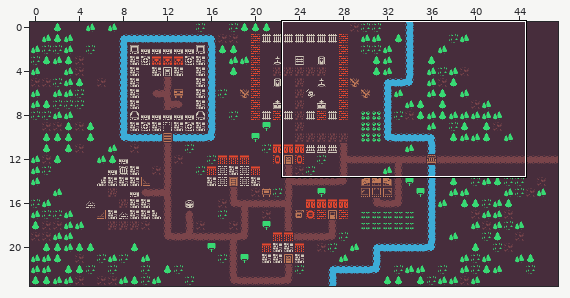
An edit to a level. Tiled map, GMTK2019/Assets/Sprites/Kenney Assets/Tilemap/sample_fantasy.tmx. Above: a wide view before the commit, with the close-up outlined.
Close-up. First the earlier version:
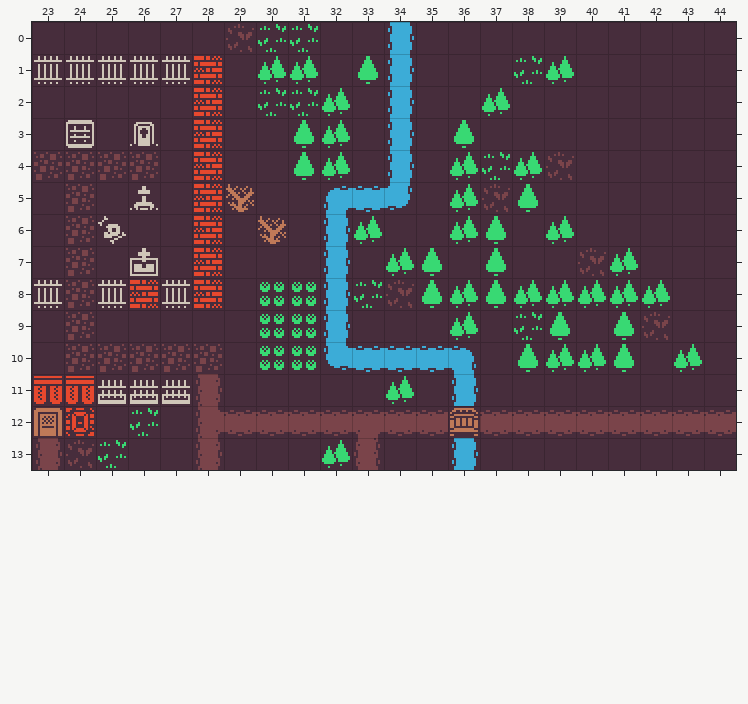
Cells are 16x16 px. Shown: x 23..44, y 0..13. The commit also changed other parts of the map, which this record leaves out.
After the commit:
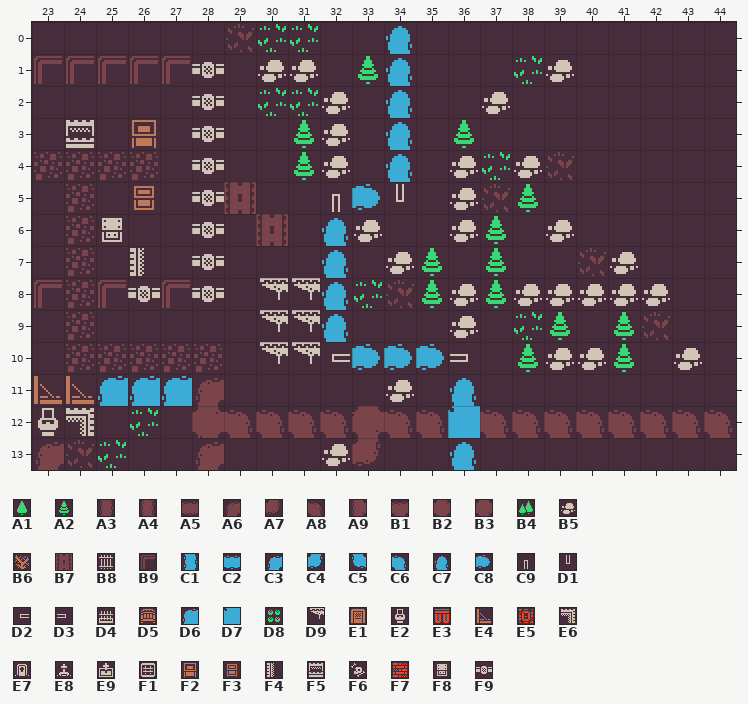
Key: from "colored": A1 32, A2 33, A3 40, A4 40 turned 180, A5 40 turned 90, A6 41, A7 41 turned 180, A8 41 turned 90, A9 42, B1 42 turned 90, B2 43, B3 43 turned 90, B4 67, B5 69, B6 70, B7 72, B8 101, B9 104, C1 136, C2 136 turned 90, C3 137, C4 137 turned 180, C5 137 turned 270, C6 137 turned 90, C7 140, C8 140 turned 90, C9 141, D1 141 turned 180, D2 141 turned 270, D3 141 turned 90, D4 165, D5 166, D6 170, D7 171, D8 207, D9 213, E1 292, E2 301, E3 357, E4 368, E5 421, E6 434, E7 448, E8 449, E9 450, F1 451, F2 462, F3 463, F4 464, F5 465, F6 480, F7 487, F8 495, F9 502.
__ is an empty cell.
The exact change:
Layer "Tile Layer 1":
Tile A1 becomes tile A2 in row 1 at x 33; in row 3 at x 31 and 36; in row 4 at x 31; in row 5 at x 38; in row 6 at x 37; in rows 7 to 8 at x 35 and 37.
Tile A1 becomes tile A2 in row 9 at x 39 and 41; in row 10 at x 38 and 41.
Tile A3 becomes tile A6 in row 11 at x 28; in row 13 at x 23 and 28.
Tile A4 becomes tile A7 in row 13 at x 33.
Tile A5 becomes tile A8 in row 12 at x 29 to 32, 34 to 35 and 37 to 44.
Tile A9 becomes tile B2 in row 12 at x 28.
Tile B1 becomes tile B3 in row 12 at x 33.
Tile B4 becomes tile B5 in row 1 at x 30 to 31 and 39; in row 2 at x 32 and 37; in row 3 at x 32; in row 4 at x 32, 36 and 38; in row 5 at x 36; in row 6 at x 33, 36 and 39.
Tile B4 becomes tile B5 in row 7 at x 34 and 41; in row 8 at x 36 and 38 to 42; in row 9 at x 36; in row 10 at x 39 to 40 and 43; in row 11 at x 34; in row 13 at x 32.
Tile B6 becomes tile B7 in row 5 at x 29; in row 6 at x 30.
Tile B8 becomes tile B9 in row 1 at x 23 to 27; in row 8 at x 23, 25 and 27.
Tile C1 becomes tile C7 in rows 0 to 4 at x 34; in rows 6 to 9 at x 32; in row 11 at x 36; in row 13 at x 36.
Tile C2 becomes tile C8 in row 5 at x 33; in row 10 at x 33 to 35.
Tile C3 becomes tile C9 in row 5 at x 32.
Tile C4 becomes tile D1 in row 5 at x 34.
Tile C5 becomes tile D2 in row 10 at x 32.
Tile C6 becomes tile D3 in row 10 at x 36.
Tile D4 becomes tile D6 in row 11 at x 25 to 27.
Tile D5 becomes tile D7 in row 12 at x 36.
Tile D8 becomes tile D9 in rows 8 to 10 at x 30 to 31.
Tile E1 becomes tile E2 in row 12 at x 23.
Tile E3 becomes tile E4 in row 11 at x 23 to 24.
Tile E5 becomes tile E6 in row 12 at x 24.
Tile E7 becomes tile F2 in row 3 at x 26.
Tile E8 becomes tile F3 in row 5 at x 26.
Tile E9 becomes tile F4 in row 7 at x 26.
Tile F1 becomes tile F5 in row 3 at x 24.
Tile F6 becomes tile F8 in row 6 at x 25.
Tile F7 becomes tile F9 in rows 1 to 7 at x 28; in row 8 at x 26 and 28.
Changed places in both close-ups, as pixel boxes (x1, y1, x2, y2):
changed: (34, 22, 736, 470)
